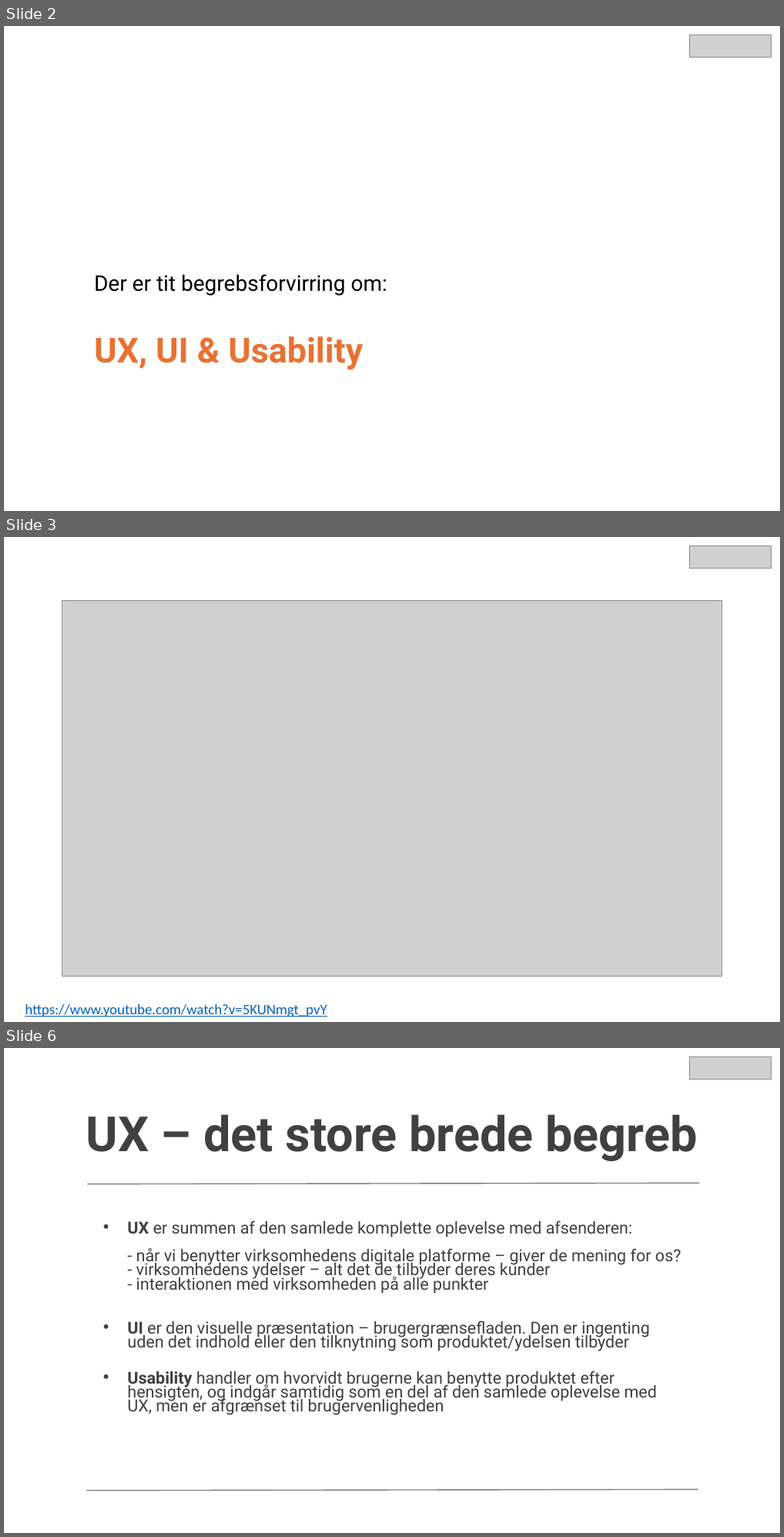
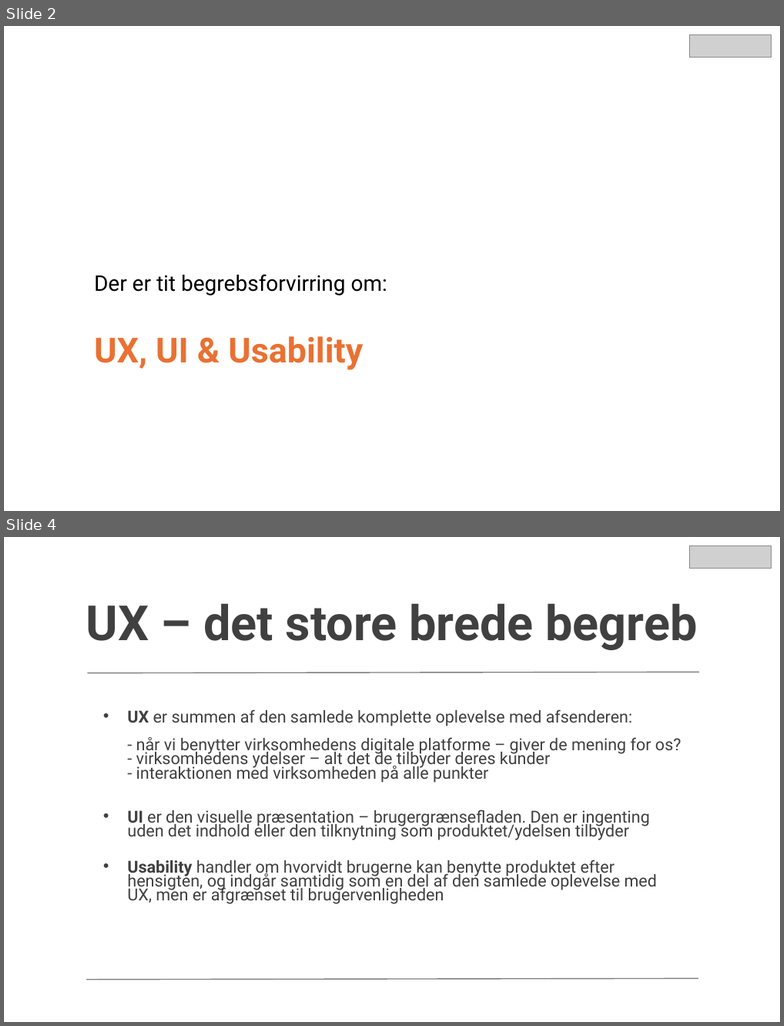
Before and after one commit to xiaoleibi/DMU26, a slide deck: UX valgfag2026.pptx. Shown one above the other, each under a label of ours: slides 2, 3 and 6 before the commit, slides 2 and 4 after it; the slides between them are not shown. The pictures are 784x1537 and 784x1026 pixels, drawn with LibreOffice and Linux fonts; fonts in the diff are those of the drawing; grey boxes stand for pictures. Boxes give left, top, right and bottom in pixels: in the first picture for what was removed or moved away, otherwise in the second. Text is boxed around its words. In the diff, an @@ line names an element or a change of style, - is before the commit and + after.

```diff
--- a/UX valgfag2026.pptx
+++ b/UX valgfag2026.pptx
@@ slide 3 removed at box(4, 537, 780, 1022), background #FFFFFF @@
@@ picture removed at box(690, 545, 772, 568) @@
@@ picture removed at box(63, 601, 722, 977) @@
@@ text removed at box(25, 1004, 327, 1017) @@
-https://www.youtube.com/watch?v=5KUNmgt_pvY
@@ what was slide 6 is now slide 4 @@
```
Also in this commit, not shown: 4 slides changed, 1 slide added, 12 other slides removed.
